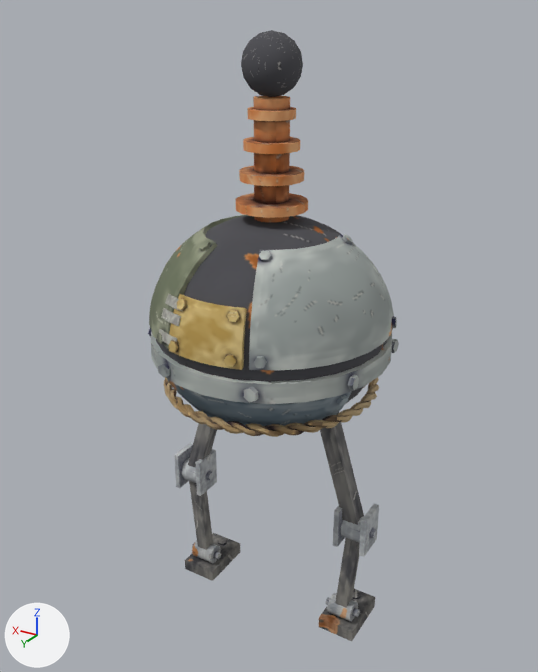
Before and after pictures for a commit that changed the glTF model art/models/Zapper/Zapper.glb.
Camera for both pictures: a camera (50 mm lens) standing at (-2.58, 4.34, 4.58) and looking at (0.01, 0.01, 2.42). The lights are fixed; the arrows at lower left show +X, +Y and +Z. The older version comes first.

Names of what the first picture shows: 'BackPanel', 'BellyPanelRight', 'Body', 'BodyBand', 'BrassPatch', 'Coil', 'CoilTip', 'Lashing', 'LegLowerL', 'LegLowerR', 'LegUpperL', 'SidePanel' and 6 more.
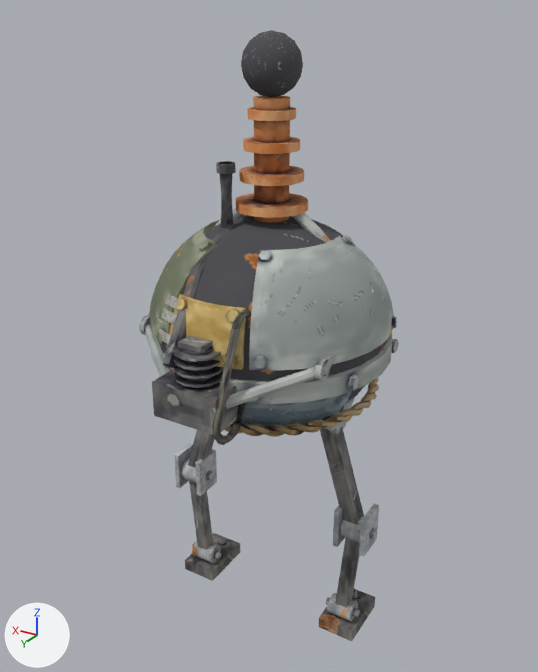
Pixel boxes (x1, y1, x2, y2) of what changed, in the pictures (538 x 672 px):
'Motor', added
    after: (152, 161, 245, 435)
'Pipes', added
    after: (139, 208, 374, 409)
'GenBelt', added
    after: (212, 308, 251, 445)
'Gears', added (mostly hidden)
    after: (325, 397, 355, 434)

What changed in the scene script:
```text
Add img_image_24:
    img_image_24 = load_image('Image_24', '_unpacked/Image_24', 256, 256, 'sRGB')
Add img_image_23:
    img_image_23 = load_image('Image_23', '_unpacked/Image_23', 256, 256, 'sRGB')
Add img_image_22:
    img_image_22 = load_image('Image_22', '_unpacked/Image_22', 256, 256, 'sRGB')
Add img_image_21:
    img_image_21 = load_image('Image_21', '_unpacked/Image_21', 256, 256, 'sRGB')
Add mat_pipes:
    mat_pipes = principled_material('Pipes')
    mat_pipes.texture = img_image_24
    mat_pipes.roughness = 1.0
Add mat_gears:
    mat_gears = principled_material('Gears')
    mat_gears.texture = img_image_23
    mat_gears.roughness = 1.0
Add mat_genbelt:
    mat_genbelt = principled_material('GenBelt')
    mat_genbelt.texture = img_image_22
    mat_genbelt.roughness = 1.0
Add mat_motor:
    mat_motor = principled_material('Motor')
    mat_motor.texture = img_image_21
    mat_motor.roughness = 1.0
Add me_pipes:
    me_pipes.from_pydata(...)  # 208 vertices, 408 faces; spans x -0.78..0.78, y -0.04..0.98, z 2.31..3.43
    me_pipes.materials.append(mat_pipes)  # picture img_image_24
Add me_gears:
    me_gears.from_pydata(...)  # 608 vertices, 1200 faces; spans x -0.624..0.624, y -0.2..0.37, z 1.802..2.317
    me_gears.materials.append(mat_gears)  # picture img_image_23
Add me_genbelt:
    me_genbelt.from_pydata(...)  # 74 vertices, 148 faces; spans x -0.28..-0.22, y 0.62..1.11, z 2.09..2.93
    me_genbelt.materials.append(mat_genbelt)  # picture img_image_22
Add me_motor:
    me_motor.from_pydata(...)  # 292 vertices, 564 faces; spans x -0.25..0.26, y 0.19..1.08, z 2.2..3.7
    me_motor.materials.append(mat_motor)  # picture img_image_21
Add ob_pipes:
    ob_pipes = bpy.data.objects.new('Pipes', me_pipes)
    ob_pipes.location = (0.0, 0.0, 0.0)
Add ob_gears:
    ob_gears = bpy.data.objects.new('Gears', me_gears)
    ob_gears.location = (0.0, 0.0, 0.0)
Add ob_genbelt:
    ob_genbelt = bpy.data.objects.new('GenBelt', me_genbelt)
    ob_genbelt.location = (0.0, 0.0, 0.0)
Add ob_motor:
    ob_motor = bpy.data.objects.new('Motor', me_motor)
    ob_motor.location = (0.0, 0.0, 0.0)
```
